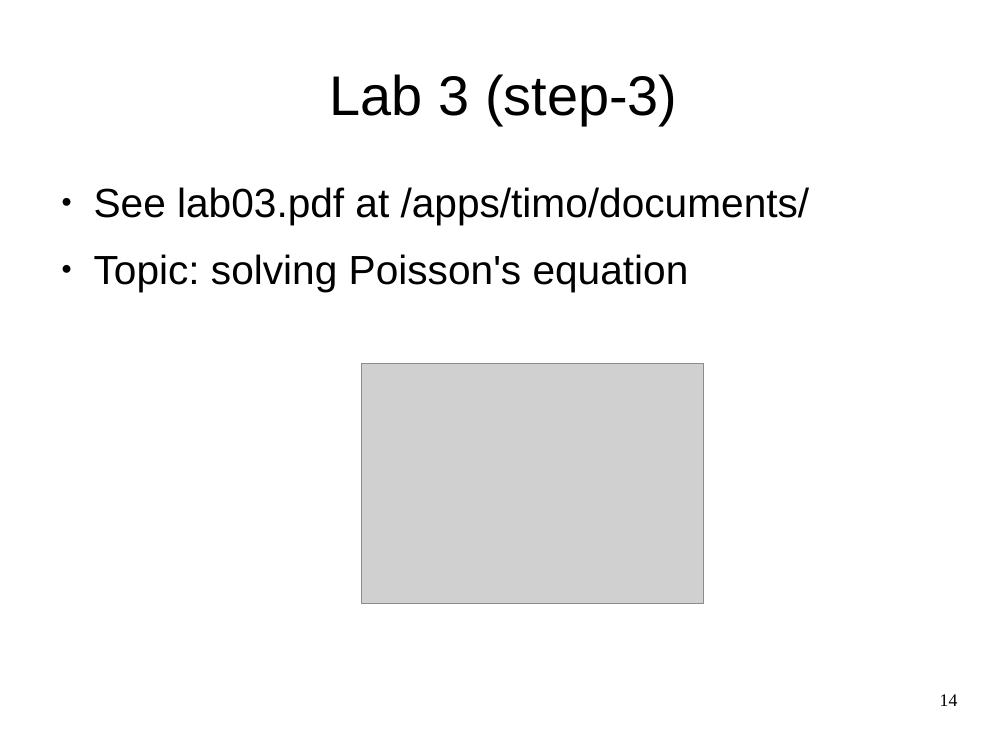
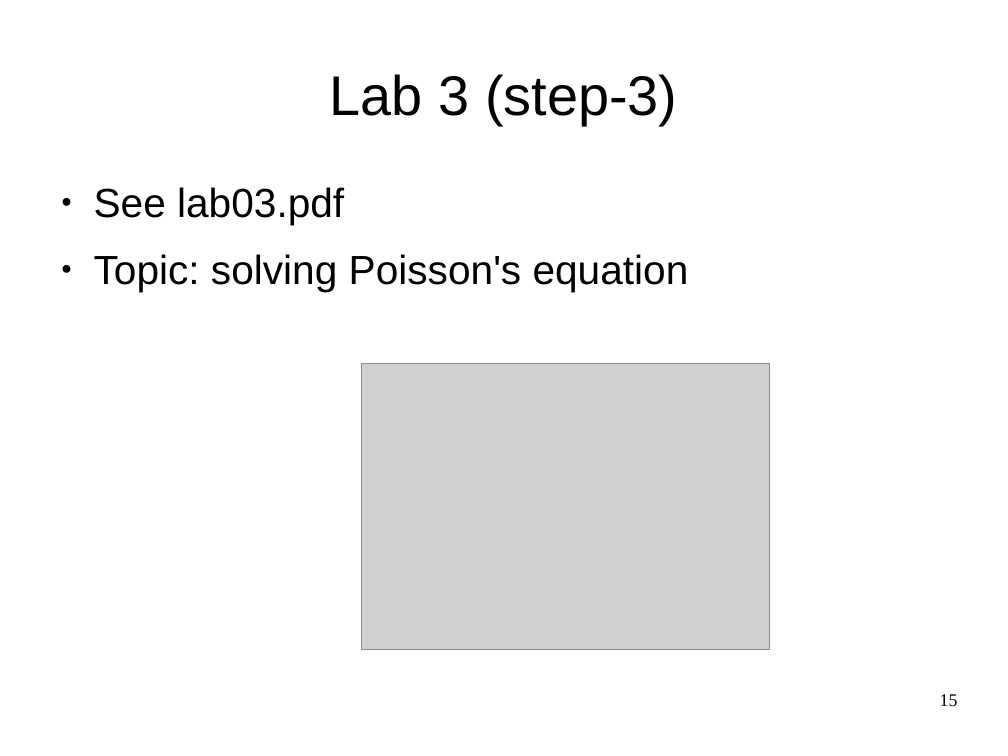
Before and after one commit to ndem0/deal.II-tutorial, a slide deck: slide 15 of slides.odp (slide 14 before the commit). Drawn at 1008x756 pixels with LibreOffice and Linux fonts; fonts in the diff are those of the drawing; grey boxes stand for pictures. Boxes give left, top, right and bottom in pixels: in the first picture for what was removed or moved away, otherwise in the second. Text is boxed around its words. In the diff, an @@ line names an element or a change of style, - is before the commit and + after.

```diff
--- a/slides.odp
+++ b/slides.odp
@@ text at box(94, 187, 344, 225): text changed @@
-● See lab03.pdf at /apps/timo/documents/
+● See lab03.pdf
@@ picture: place and size @@
-picture at box(361, 364, 704, 604)
+picture at box(361, 364, 769, 649)
@@ page number at box(940, 694, 958, 706): text changed @@
-14
+15
```
Also in this commit, not shown: 18 other slides changed, 1 slide added, 1 slide removed.
